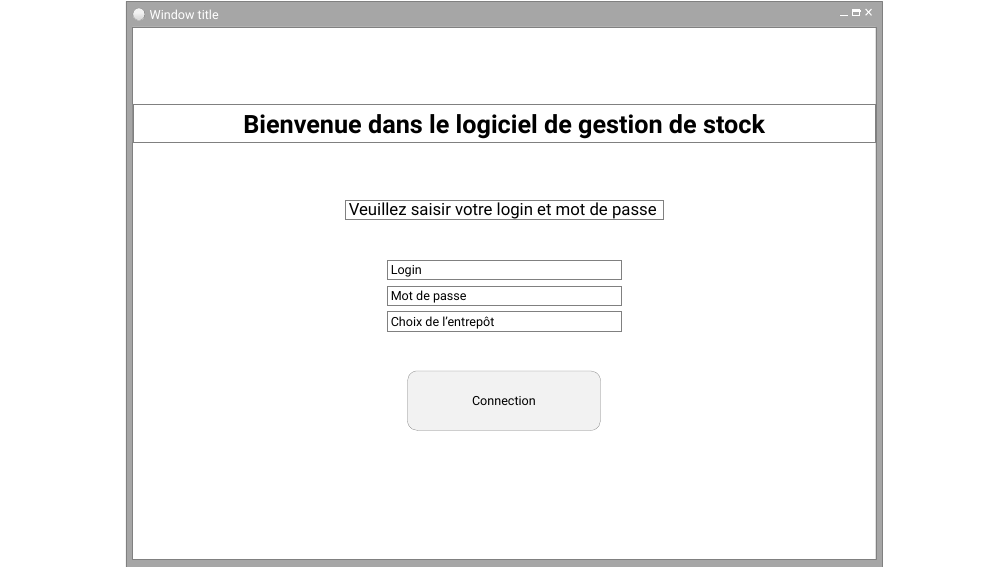
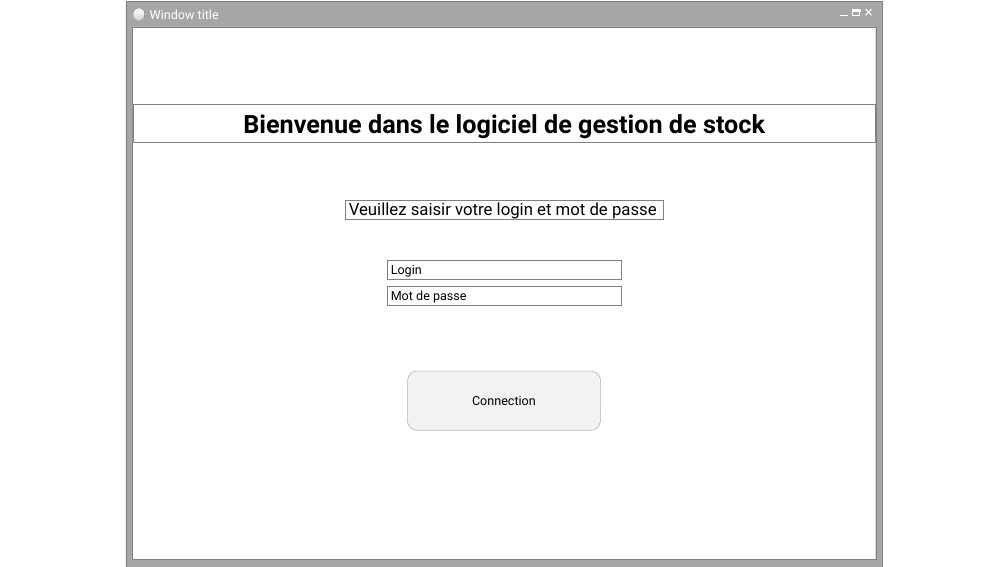
Before and after one commit to cedricbannelier/Projet2, a slide deck: slide 1 of Documents/Maquette.pptx. Drawn at 1008x567 pixels with LibreOffice and Linux fonts; fonts in the diff are those of the drawing. Boxes give left, top, right and bottom in pixels: in the first picture for what was removed or moved away, otherwise in the second. Text is boxed around its words. In the diff, an @@ line names an element or a change of style, - is before the commit and + after.

```diff
--- a/Documents/Maquette.pptx
+++ b/Documents/Maquette.pptx
@@ rectangle removed at <box>387,312,622,330</box> @@
-Choix de l’entrepôt
```
Also in this commit, not shown: 1 other slide changed, 7 other files.
